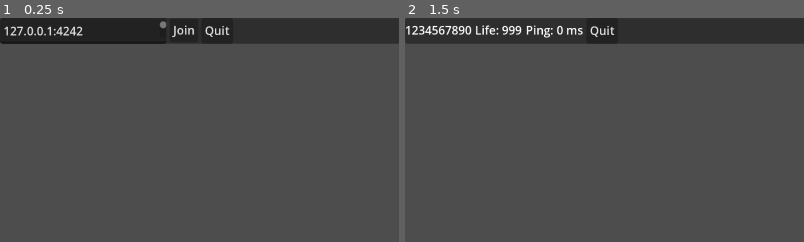
Above: before the commit, frames 1-2 (left to right).
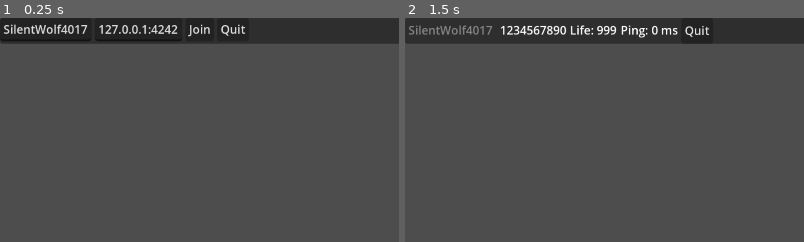
Above: after the commit, the same moments.

Repository: mrosati84/Godot-Multiplayer-Demo
Game: Godot game, scene res://world.tscn
The game is run twice, just before and just after one commit, with the same random seed, the same clock (stepped at 60 frames per second) and the same inputs. The engine's default icon, where the game draws it, is replaced by a stand-in: a white triangle on a blue panel in a dark square.
Inputs (mouse positions are % of the whole screen's width and height, from its top left):
- Up to frame 1 (0.25 s): no input
- Up to frame 2 (1.5 s): click "Join" at 0.5 s; tap Enter at 1.25 s; move the mouse to (72, 45) at 1.27 s; hold D (right) from 1.28 s (still down); click (72, 45) at 1.35 s
The pictures show only the part of the screen within x 0-50%, y 0-50%; the shares and areas given below are measured in that part.

The runs differ from the first frame. In frame 1, 1.7% of the frame differs, in the area x 0-62%, y 1-12%; in frame 2, 1.9%, in the area x 0-77%, y 3-9%.

Commit message:
Improved UI, added random player nickname

Diff:
--- a/ui.gd
+++ b/ui.gd
@@ -6,11 +6,25 @@
 @onready var player_id = $PanelContainer/GridContainer/ID
 @onready var player_life = $PanelContainer/GridContainer/Life
 @onready var player_ping = $PanelContainer/GridContainer/Ping
+@onready var player_nickname = $PanelContainer/GridContainer/Nickname
+
+func generate_random_nickname():
+	var rng = RandomNumberGenerator.new()
+	var adjectives = ["Brave", "Swift", "Clever", "Curious", "Silent", "Mighty"]
+	var nouns = ["Wolf", "Tiger", "Eagle", "Lion", "Bear", "Cheetah"]
+
+	var random_adjective = adjectives[randi() % adjectives.size()]
+	var random_noun = nouns[randi() % nouns.size()]
+	var my_random_number = str(int(rng.randf_range(0, 9999)))
+	var nickname = random_adjective + random_noun + my_random_number
+
+	return nickname
 
 func _ready():
 	player_id.hide()
 	player_life.hide()
 	player_ping.hide()
+	player_nickname.text = generate_random_nickname();
 
 func _on_join_pressed():
 	NetworkManager.start_network(false)
@@ -22,6 +36,11 @@
 	player_life.show()
 	player_ping.show()
 
+	player_nickname.editable = false
+	player_nickname.flat = true
+	player_nickname.focus_mode = Control.FOCUS_NONE
+	player_nickname.set_default_cursor_shape(Input.CURSOR_ARROW)
+
 func _on_restart_pressed():
 	var id = multiplayer.get_unique_id()
 	var player = get_node("/root/World/SpawnPoint/" + str(id))
--- a/ui.tscn
+++ b/ui.tscn
@@ -15,7 +15,16 @@
 layout_mode = 2
 columns = 7
 
+[node name="Nickname" type="LineEdit" parent="PanelContainer/GridContainer"]
+layout_mode = 2
+theme_override_font_sizes/font_size = 14
+placeholder_text = "Nickname"
+max_length = 25
+expand_to_text_length = true
+caret_blink = true
+
 [node name="ID" type="Label" parent="PanelContainer/GridContainer"]
+visible = false
 layout_mode = 2
 size_flags_horizontal = 0
 size_flags_vertical = 6
@@ -23,13 +32,14 @@
 text = "1234567890"
 vertical_alignment = 1
 
-[node name="Address" type="TextEdit" parent="PanelContainer/GridContainer"]
-custom_minimum_size = Vector2(200, 0)
+[node name="Address" type="LineEdit" parent="PanelContainer/GridContainer"]
 layout_mode = 2
-size_flags_vertical = 3
 theme_override_font_sizes/font_size = 14
 text = "127.0.0.1:4242"
 placeholder_text = "127.0.0.1:4242"
+max_length = 25
+expand_to_text_length = true
+caret_blink = true
 
 [node name="Life" type="Label" parent="PanelContainer/GridContainer"]
 layout_mode = 2
@@ -44,6 +54,7 @@
 size_flags_vertical = 6
 theme_override_font_sizes/font_size = 14
 text = "999 ms"
+vertical_alignment = 1
 
 [node name="Join" type="Button" parent="PanelContainer/GridContainer"]
 layout_mode = 2
